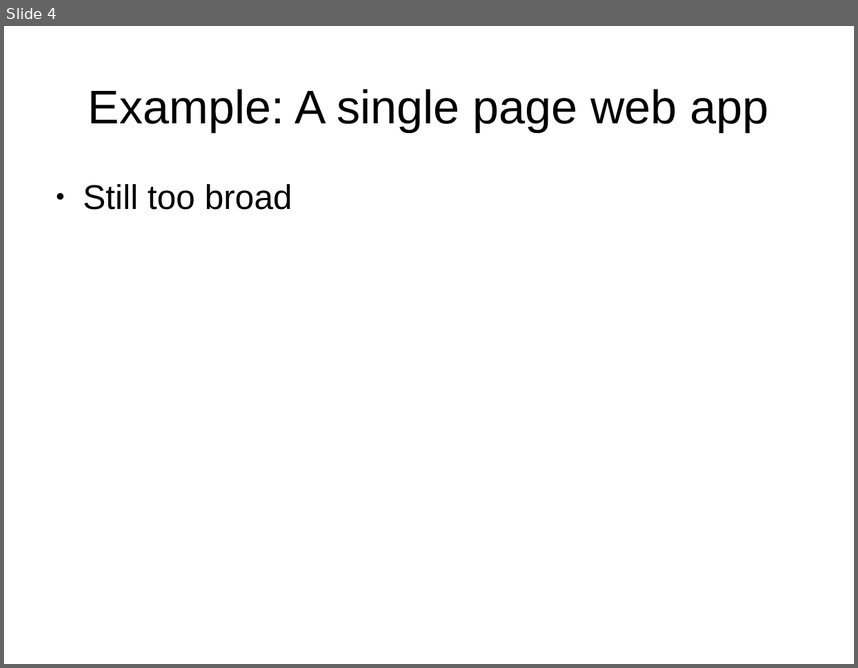
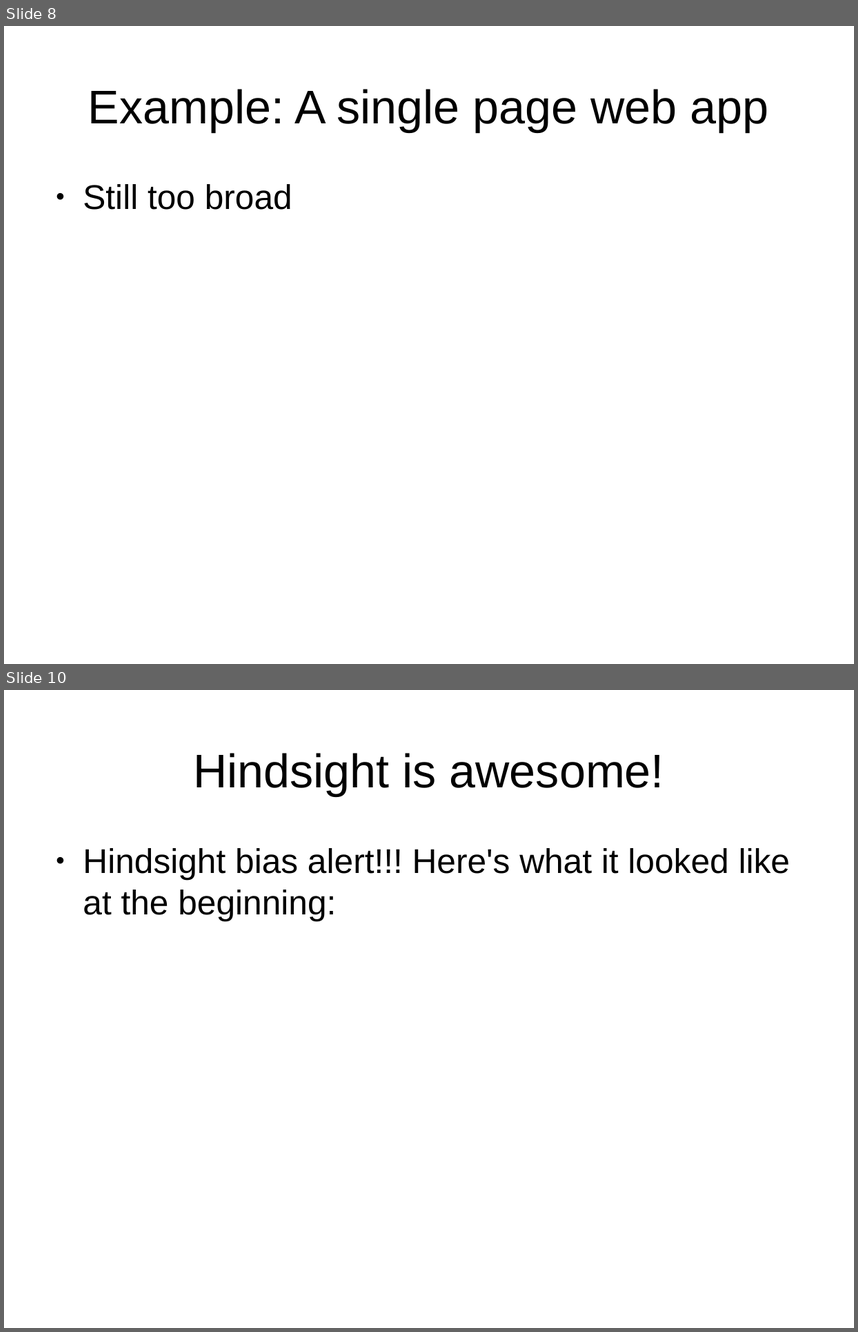
Before and after one commit to shuttle1987/CompCon2016, a slide deck: Slides.odp. Shown one above the other, each under a label of ours: slide 4 before the commit, slides 8 and 10 after it; the slides between them are not shown. The pictures are 858x668 and 858x1332 pixels, drawn with LibreOffice and Linux fonts; fonts in the diff are those of the drawing. Boxes give left, top, right and bottom in pixels: in the first picture for what was removed or moved away, otherwise in the second. Text is boxed around its words. In the diff, an @@ line names an element or a change of style, - is before the commit and + after.

```diff
--- a/Slides.odp
+++ b/Slides.odp
@@ slide 10 added at (4, 690, 854, 1328), background #FFFFFF @@
@@ title added at (193, 753, 664, 796), 44 pt, text #000000 @@
+Hindsight is awesome!
@@ text added at (83, 848, 791, 921), 32 pt, text #000000 @@
+● Hindsight bias alert!!! Here's what it looked like at the beginning:
@@ what was slide 4 is now slide 8 @@
```
Also in this commit, not shown: 3 slides changed, 7 other slides added.
